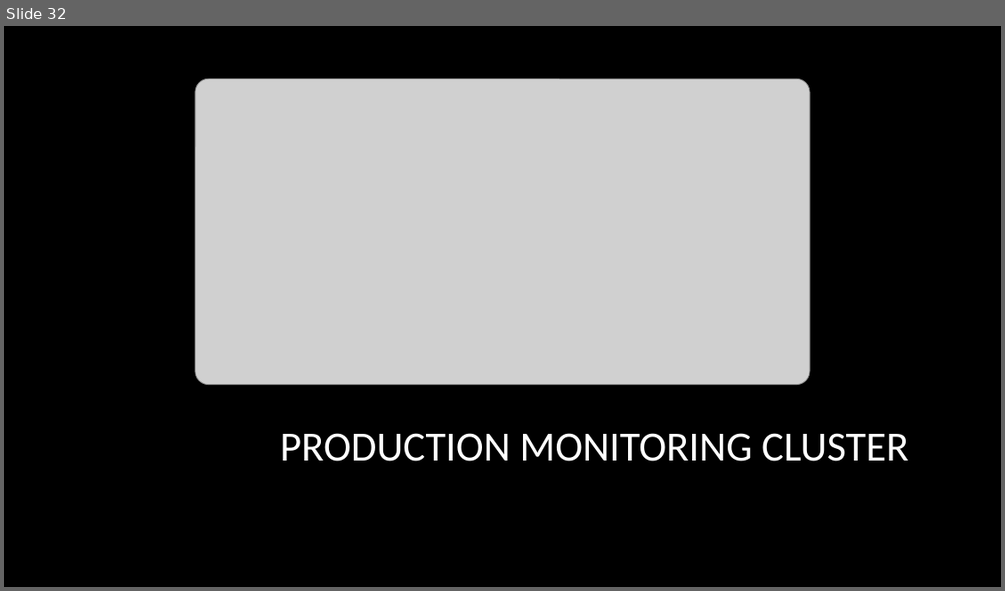
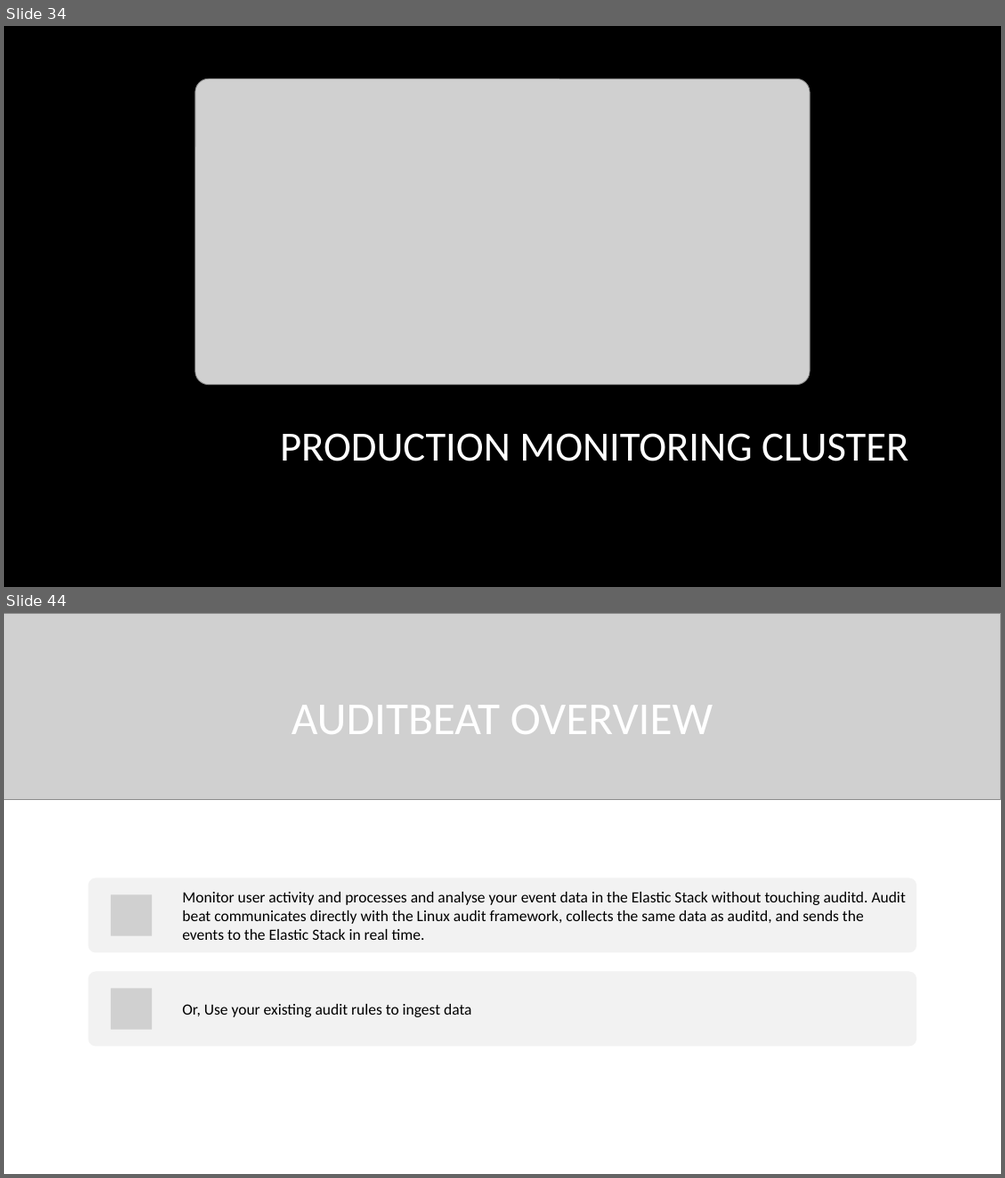
Before and after one commit to guanchaoguo/DeployElasticsearchUsingAnsible, a slide deck: artifacts/presentation/ElasticsearchUsingAnsible.pptx. Shown one above the other, each under a label of ours: slide 32 before the commit, slides 34 and 44 after it; the slides between them are not shown. The pictures are 1005x591 and 1005x1178 pixels, drawn with LibreOffice and Linux fonts; fonts in the diff are those of the drawing; grey boxes stand for pictures; background and template pictures are left out. Boxes give left, top, right and bottom in pixels: in the first picture for what was removed or moved away, otherwise in the second. Text is boxed around its words. In the diff, an @@ line names an element or a change of style, - is before the commit and + after.

```diff
--- a/artifacts/presentation/ElasticsearchUsingAnsible.pptx
+++ b/artifacts/presentation/ElasticsearchUsingAnsible.pptx
@@ slide 44 added at [4,613,1001,1174], background picture (left out) @@
@@ picture added at [4,613,1001,800] @@
@@ title added at [291,705,712,734], 44 pt, text #FFFFFF @@
+AUDITBEAT OVERVIEW
@@ group added at [88,877,916,1046]: 2 rounded rectangles, 2 pictures, 2 texts @@
+Monitor user activity and processes and analyse your event data in the Elastic Stack without touching auditd. Audit beat communicates directly with the Linux audit framework, collects the same data as auditd, and sends the events to the Elastic Stack in real time.
+Or, Use your existing audit rules to ingest data
@@ what was slide 32 is now slide 34 @@
```
Also in this commit, not shown: 2 slides changed, 24 other slides added, 2 slides removed, 28 other files.
